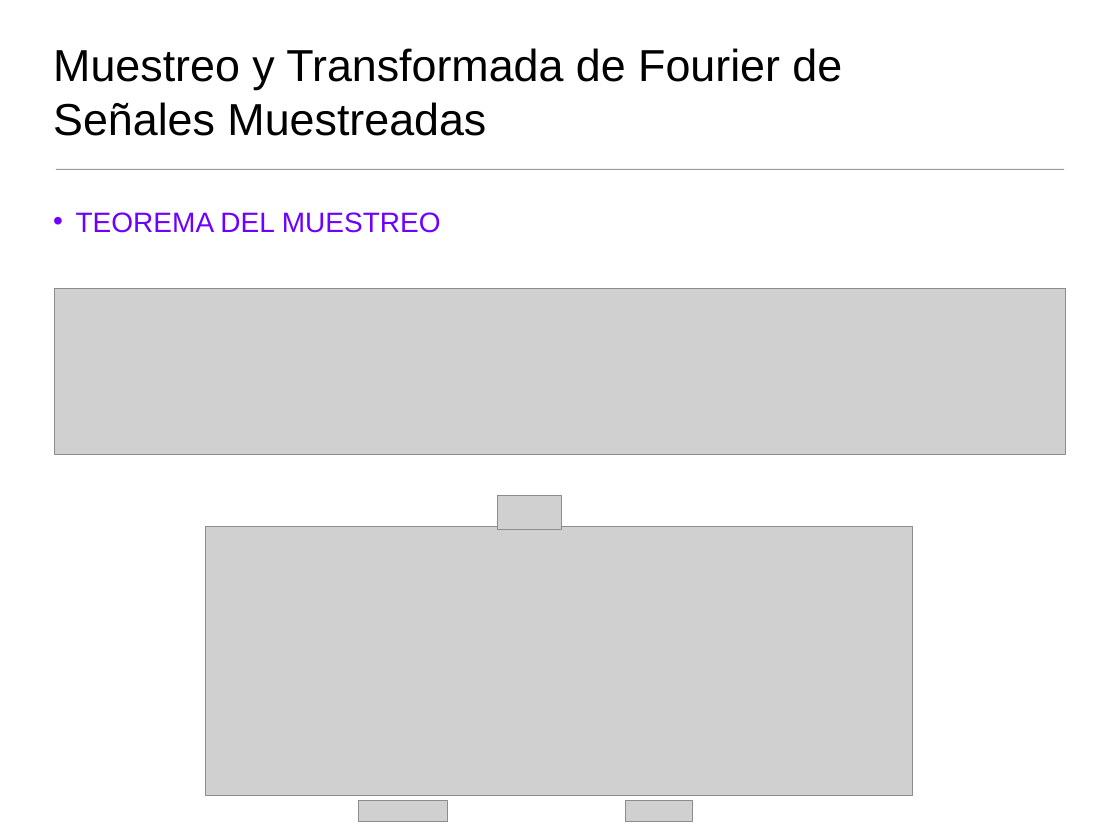
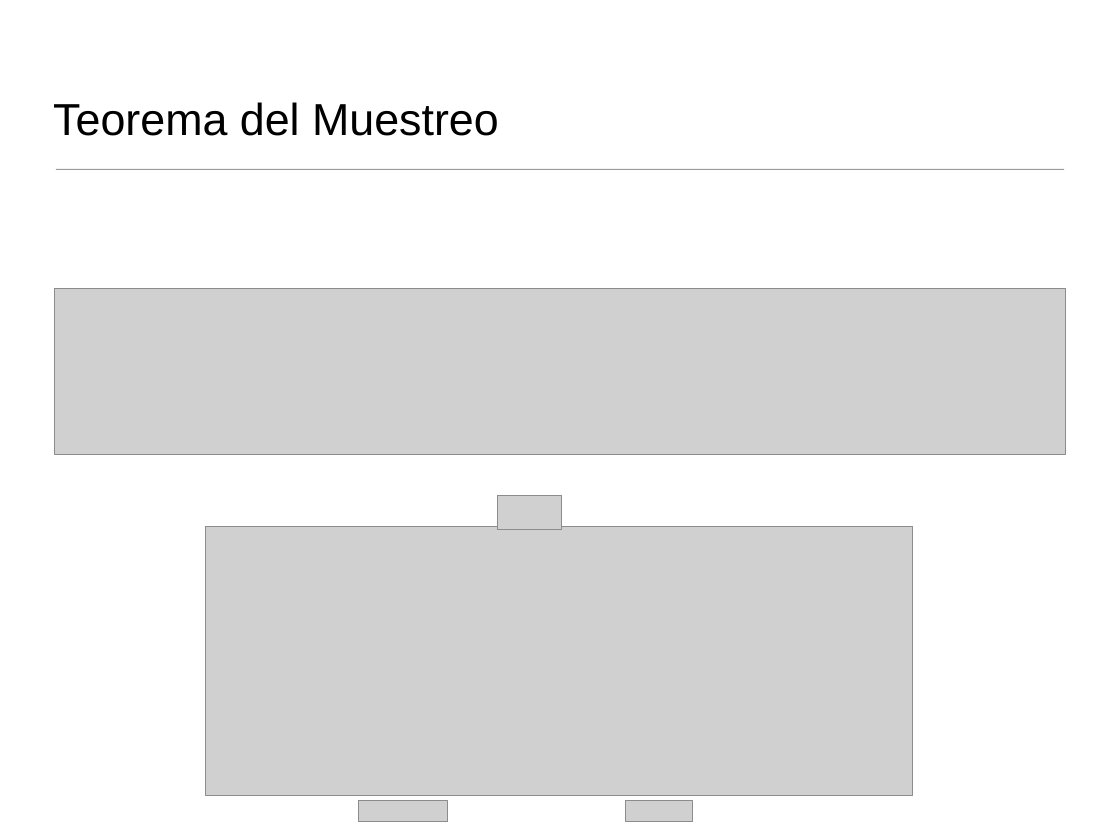
Before and after one commit to domingomery/imagenes, a slide deck: slide 29 of clases/Cap04_Sistemas_Lineales/presentations/IMG04_Fourier1D_Teoria.pptx (slide 34 before the commit). Drawn at 1120x840 pixels with LibreOffice and Linux fonts; fonts in the diff are those of the drawing; grey boxes stand for pictures; background and template pictures are left out. Boxes give left, top, right and bottom in pixels: in the first picture for what was removed or moved away, otherwise in the second. Text is boxed around its words. In the diff, an @@ line names an element or a change of style, - is before the commit and + after.

```diff
--- a/clases/Cap04_Sistemas_Lineales/presentations/IMG04_Fourier1D_Teoria.pptx
+++ b/clases/Cap04_Sistemas_Lineales/presentations/IMG04_Fourier1D_Teoria.pptx
@@ title at bbox=[53, 102, 499, 136]: text changed @@
-Muestreo y Transformada de Fourier de
-Señales Muestreadas
+Teorema del Muestreo
@@ text removed at bbox=[76, 212, 441, 233] @@
-• TEOREMA DEL MUESTREO
```
Also in this commit, not shown: 23 other slides changed, 9 slides added, 20 slides removed, 14 other files.
